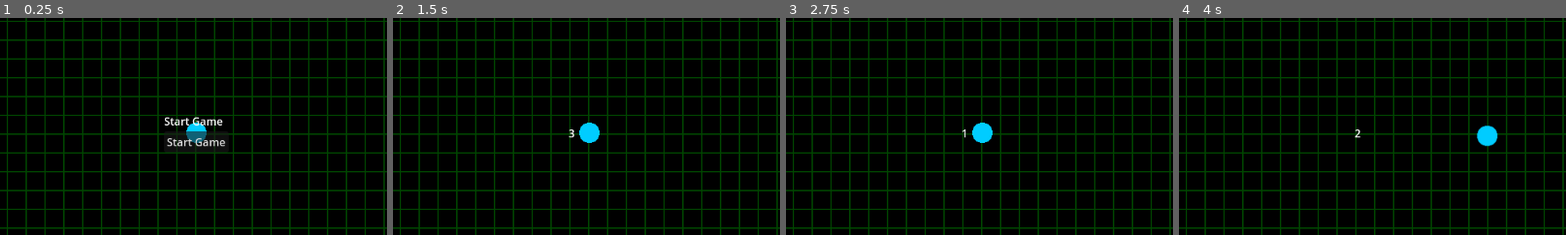
Above: before the commit, frames 1-4 (left to right).
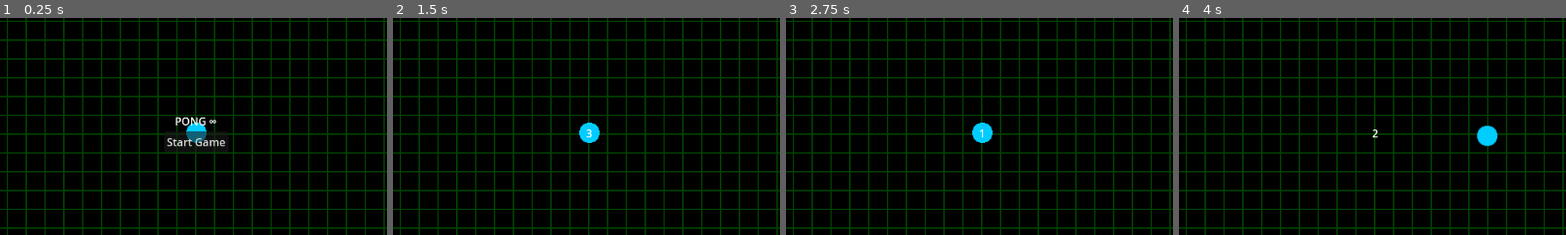
Above: after the commit, the same moments.

Repository: JTheoMitr/pong-infinity
Game: Godot game, scene res://main.tscn
Same seed, same stepped clock (60 frames per second), same inputs: the game is played once before the commit and once after it.
Inputs (mouse positions are % of the whole screen's width and height, from its top left):
- Up to frame 1 (0.25 s): no input
- Up to frame 2 (1.5 s): click "Start Game" at 0.5 s; tap Enter (ui_accept) at 1.25 s; move the mouse to (72, 45) at 1.27 s; hold Up (ui_up) from 1.28 s (still down); tap S (s) at 1.35 s; click (72, 45) at 1.42 s
- Up to frame 3 (2.75 s): tap Enter (ui_accept) at 1.52 s; tap W (w) at 1.55 s; release Up (ui_up) at 2 s; drag from (30, 55) to (38, 0) at 2.02 s
- Up to frame 4 (4 s): tap Enter (ui_accept) at 2.75 s; move the mouse to (60, 28) at 2.77 s; hold Up (ui_up) 2.78-3.5 s; tap S (s) at 2.85 s; tap W (w) at 3.05 s; drag from (45, 70) to (20, 35) at 3.52 s
The pictures show only the part of the screen within x 25-75%, y 24-73%; the shares and areas given below are measured in that part.

The runs differ from the first frame. In frame 1, 0.4% of the frame differs, in the area x 42-58%, y 45-50%; in frame 2, less than 0.1%; in frame 3, less than 0.1%; in frame 4, less than 0.1%.

Commit message:
score display on game over
and some minor UI layout changes. need to reset score on game over

Diff:
--- a/UI/hud.gd
+++ b/UI/hud.gd
@@ -55,3 +55,9 @@
 
 func update_score(value: int) -> void:
 	score_label.text = "Score: " + str(value)
+
+func show_score() -> void:
+	score_label.visible = true
+
+func hide_score() -> void:
+	score_label.visible = false
--- a/UI/hud.tscn
+++ b/UI/hud.tscn
@@ -11,9 +11,9 @@
 anchor_top = 0.5
 anchor_right = 0.5
 anchor_bottom = 0.5
-offset_left = -48.0
+offset_left = -576.0
 offset_top = -29.0
-offset_right = 48.0
+offset_right = 576.0
 offset_bottom = 29.0
 grow_horizontal = 2
 grow_vertical = 2
@@ -23,6 +23,8 @@
 
 [node name="Label" type="Label" parent="CenterContainer/VBoxContainer"]
 layout_mode = 2
+text = "PONG ∞"
+horizontal_alignment = 1
 
 [node name="StartButton" type="Button" parent="CenterContainer/VBoxContainer"]
 layout_mode = 2
@@ -34,13 +36,14 @@
 anchor_top = 0.5
 anchor_right = 0.5
 anchor_bottom = 0.5
-offset_left = -31.5
+offset_left = -576.0
 offset_top = -11.5
-offset_right = 31.5
+offset_right = 576.0
 offset_bottom = 11.5
 grow_horizontal = 2
 grow_vertical = 2
-text = "PONG ∞"
+text = "timer"
+horizontal_alignment = 1
 
 [node name="PauseLabel" type="Label" parent="."]
 anchors_preset = 8
@@ -48,17 +51,18 @@
 anchor_top = 0.5
 anchor_right = 0.5
 anchor_bottom = 0.5
-offset_left = -26.5
+offset_left = -576.0
 offset_top = -11.5
-offset_right = 26.5
+offset_right = 576.0
 offset_bottom = 11.5
 grow_horizontal = 2
 grow_vertical = 2
 text = "PAUSED"
+horizontal_alignment = 1
 
 [node name="ScoreLabel" type="Label" parent="."]
-offset_left = 546.0
 offset_top = 332.0
-offset_right = 606.0
+offset_right = 1152.0
 offset_bottom = 355.0
 text = "Score: 0"
+horizontal_alignment = 1
--- a/main.gd
+++ b/main.gd
@@ -15,7 +15,7 @@
 func _ready() -> void:
 	Input.mouse_mode = Input.MOUSE_MODE_VISIBLE
 	process_mode = Node.PROCESS_MODE_ALWAYS  # Allow input when paused
-	hud.show_start_message("Start Game")
+	hud.show_start_message("PONG ∞")
 	hud.start_button_pressed.connect(_on_start_button_pressed)
 
 	var screen_size := get_viewport_rect().size
@@ -72,6 +72,7 @@
 		print("game over")
 		game_over_state = false
 	hud.hide_start_message()
+	hud.hide_score()
 	var screen_size := get_viewport_rect().size
 	var screen_center := screen_size * 0.5
 	reset_positions(screen_center)
@@ -98,6 +99,7 @@
 	game_started = false
 	game_over_state = true
 	ball.linear_velocity = Vector2.ZERO
+	hud.show_score()
 	hud.show_start_message("Game Over - Click to Restart")
 
 func _on_paddle_hit(paddle: Node) -> void:
